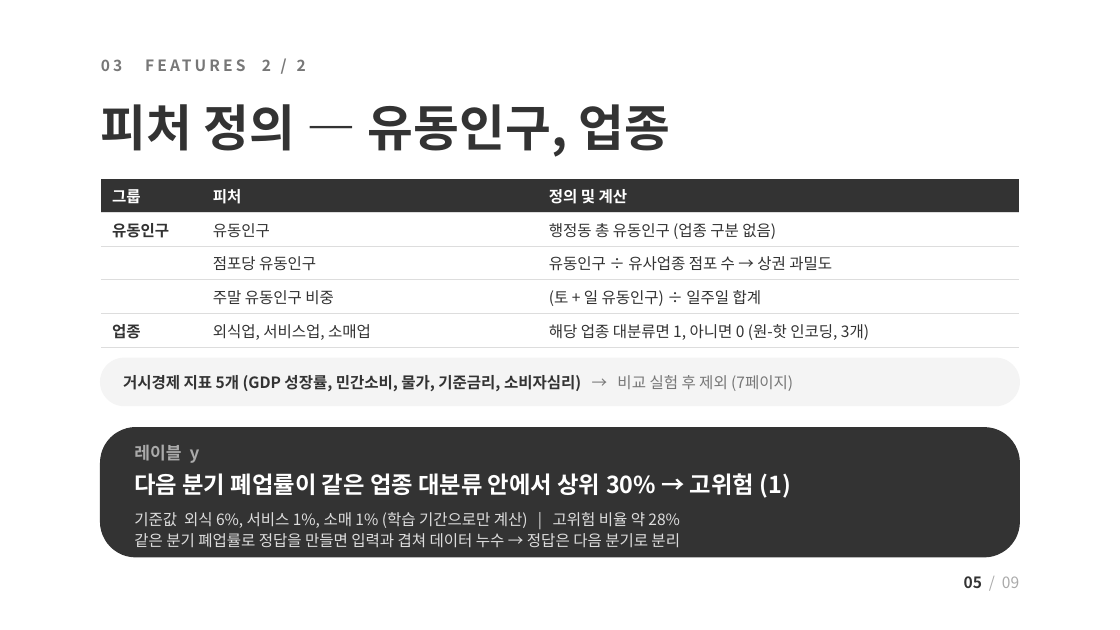
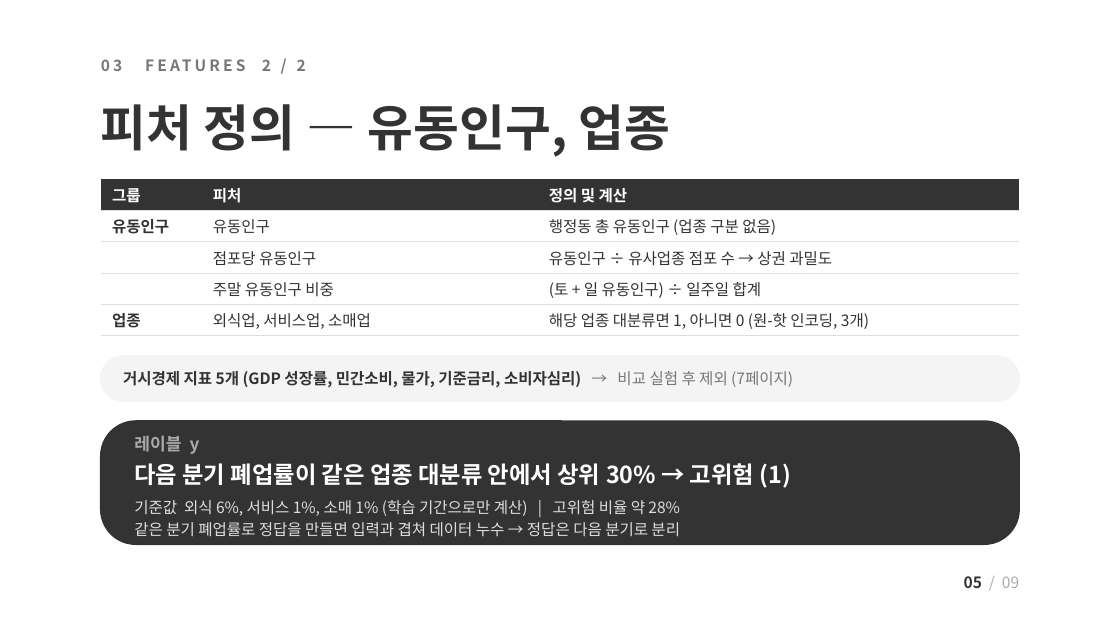
Before and after one commit to JungUihyun/biz-risk-predictor, a slide deck: slide 5 of docs/presentation/biz-risk-predictor_mid2_public.pptx. Drawn at 1120x630 pixels with LibreOffice and Linux fonts; fonts in the diff are those of the drawing. Boxes give left, top, right and bottom in pixels: in the first picture for what was removed or moved away, otherwise in the second. Text is boxed around its words. In the diff, an @@ line names an element or a change of style, - is before the commit and + after.

```diff
--- a/docs/presentation/biz-risk-predictor_mid2_public.pptx
+++ b/docs/presentation/biz-risk-predictor_mid2_public.pptx
@@ table: place and size @@
-table at box(101, 179, 1019, 344)
+table at box(101, 179, 1019, 336)
@@ rounded rectangle: place and size @@
-rounded rectangle at box(101, 358, 1019, 405)
+rounded rectangle at box(101, 356, 1019, 401)
@@ text "거시경제 지표 5개 (GDP 성장률, ...": place and size @@
-text "거시경제 지표 5개 (GDP 성장률, ..." at box(123, 375, 793, 391)
+text "거시경제 지표 5개 (GDP 성장률, ..." at box(123, 371, 793, 387)
@@ rounded rectangle: place and size @@
-rounded rectangle at box(101, 428, 1019, 557)
+rounded rectangle at box(101, 421, 1019, 544)
@@ rounded rectangle at box(101, 421, 1019, 544): proportions changed @@
@@ 3 texts: place and size @@
-3 texts at box(134, 444, 791, 547)
+3 texts at box(134, 435, 791, 536)
```
Also in this commit, not shown: 6 other slides changed.
